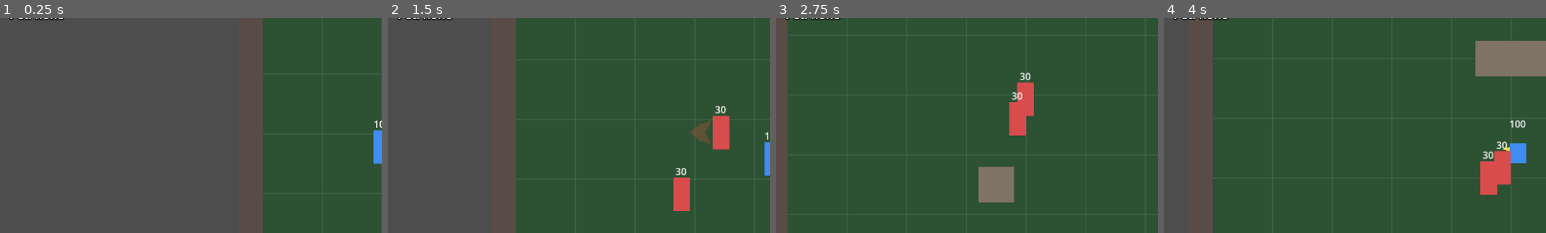
Above: before the commit, frames 1-4 (left to right).
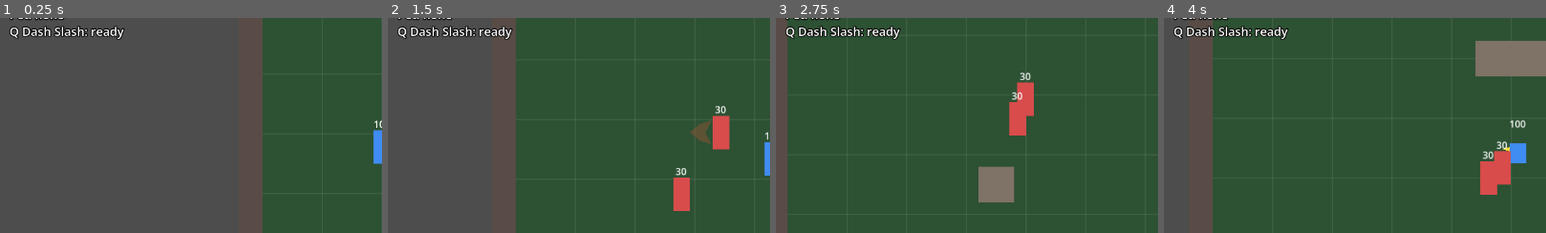
Above: after the commit, the same moments.

Repository: knc219-a11y/second-game
Game: Godot game, scene res://scenes/test_map.tscn
Two runs of this game, one before a commit and one after it. Both use one fixed random seed, a clock stepped at 60 frames per second and the inputs below.
Inputs:
- Up to frame 1 (0.25 s): no input
- Up to frame 2 (1.5 s): hold Right (move_right) 0.53-1.28 s; hold X (attack) 0.53-1.28 s; tap Space (roll) at 0.8, 1.35 s; hold Down (move_down) from 1.28 s (still down)
- Up to frame 3 (2.75 s): tap X (attack) at 1.55 s; release Down (move_down) at 2.03 s; hold Right (move_right) from 2.03 s (still down); hold X (attack) from 2.03 s (still down); tap Space (roll) at 2.3 s
- Up to frame 4 (4 s): release Right (move_right) at 2.78 s; release X (attack) at 2.78 s; hold Up (move_up) 2.78-3.53 s; tap Space (roll) at 2.85, 3.8 s; tap X (attack) at 3.05 s; hold Left (move_left) from 3.53 s (still down); hold X (attack) from 3.53 s (still down)
The pictures show only the part of the screen within x 0-50%, y 20-70%; the shares and areas given below are measured in that part.

The runs differ from the first frame. In frame 1, 1.0% of the frame differs, in the area x 2-33%, y 3-11%; in frame 2, 1.0%; in frame 3, 1.1%; in frame 4, 1.1%.

Commit message:
Skill: Q Dash Slash, a left/right dash that cuts enemies on its path
Q dashes ~130 px along the facing, passing through enemies and dealing
12 to each one it crosses (once per dash) with the normal push, hitstop,
hit sound and a small shake. Not invincible, 5 s cooldown shown on the HUD.

Co-Authored-By: Claude Opus 5.5 (1M context) <noreply@anthropic.com>
Claude-Session: https://claude.ai/code/session_015JUbJrbVvBJrgSBovrTwCe

Diff:
--- a/project.godot
+++ b/project.godot
@@ -57,3 +57,8 @@
 "events": [Object(InputEventKey,"resource_local_to_scene":false,"resource_name":"","device":-1,"window_id":0,"alt_press …(190 unchanged characters)…
 ]
 }
+skill_q={
+"deadzone": 0.5,
+"events": [Object(InputEventKey,"resource_local_to_scene":false,"resource_name":"","device":-1,"window_id":0,"alt_pressed":false,"shift_pressed":false,"ctrl_pressed":false,"meta_pressed":false,"pressed":false,"keycode":0,"physical_keycode":81,"key_label":0,"unicode":0,"location":0,"echo":false,"script":null)
+]
+}
--- a/scenes/player.tscn
+++ b/scenes/player.tscn
@@ -25,6 +25,11 @@
 position = Vector2(0, -28)
 color = Color(1, 0.8, 0.25, 0.75)
 polygon = PackedVector2Array(40, 0, 23, 11, 25, 31, 6, 25, -9, 39, -16, 20, -36, 17, -26, 0, -36, -17, -16, -20, -9, -39, 6, -25, 25, -31, 23, -11)
+
+[node name="DashTrail" type="Polygon2D" parent="."]
+visible = false
+color = Color(0.75, 0.95, 1, 0.6)
+polygon = PackedVector2Array(10, -50, -40, -44, -130, -30, -40, -14, 10, -8)
 
 [node name="Visual" type="Node2D" parent="."]
 
@@ -143,6 +148,16 @@
 theme_override_font_sizes/font_size = 20
 text = "Pet: none"
 
+[node name="SkillLabel" type="Label" parent="Hud"]
+offset_left = 16.0
+offset_top = 152.0
+offset_right = 416.0
+offset_bottom = 180.0
+theme_override_constants/outline_size = 6
+theme_override_colors/font_outline_color = Color(0, 0, 0, 1)
+theme_override_font_sizes/font_size = 20
+text = "Q Dash Slash: ready"
+
 [node name="HitSound" type="AudioStreamPlayer" parent="."]
 volume_db = -10.0
 
--- a/scripts/player.gd
+++ b/scripts/player.gd
@@ -129,6 +129,23 @@
 @export var shake_full_set: float = 7.0
 @export var shake_hurt: float = 4.0
 @export var shake_duration: float = 0.15
+# Q skill, Dash Slash: a quick left/right dash in the facing direction that
+# cuts every enemy it passes (once each per dash) for dash_damage and pushes
+# it the dash way. It passes through enemies like a roll but is NOT
+# invincible, and dash_cooldown is long, so it's a gap-closer / line cutter
+# that sits beside the X combo and the roll, not a replacement. Travel =
+# dash_speed * dash_duration (~130 px). Weapon bonus doesn't apply.
+# Reuses the hit sound, hitstop and a small shake when it lands.
+@export var dash_speed: float = 650.0
+@export var dash_duration: float = 0.2
+@export var dash_damage: int = 12
+@export var dash_cooldown: float = 5.0
+@export var dash_hitstop: float = 0.06
+@export var dash_hit_pitch: float = 0.9
+@export var shake_dash: float = 3.0
+# Cut box around the Player's body, slightly ahead in the dash direction.
+@export var dash_hit_size: Vector2 = Vector2(48, 58)
+@export var dash_trail_fade: float = 0.15
 # A roll passes through enemy bodies (physics layer "enemy_body"); walls still
 # block it. Both ways are turned off: the Player ignores enemies, and its body
 # leaves "world" so chasing enemies don't get shoved ahead of the roll. If the
@@ -173,6 +190,12 @@
 var pet_kind: int = 0
 var shake_strength: float = 0.0
 var shake_left: float = 0.0
+var dash_time_left: float = 0.0
+var dash_cooldown_left: float = 0.0
+var dash_dir: int = 1
+# Enemies already cut by the current dash.
+var dash_hit_targets: Array[Node] = []
+var dash_shape := RectangleShape2D.new()
 
 @onready var visual: Node2D = $Visual
 @onready var camera: Camera2D = $Camera2D
@@ -194,6 +217,9 @@
 @onready var ring_label: Label = $Hud/RingLabel
 @onready var set_label: Label = $Hud/SetLabel
 @onready var pet_label: Label = $Hud/PetLabel
+@onready var skill_label: Label = $Hud/SkillLabel
+# Placeholder streak behind the Player while dashing (fades after).
+@onready var dash_trail: Polygon2D = $DashTrail
 # Placeholder ring for the set shockwave, grows and fades over shockwave_duration.
 @onready var shockwave_ring: Line2D = $ShockwaveRing
 @onready var roll_sparks: Polygon2D = $RollSparks
@@ -211,6 +237,8 @@
 	hp = max_hp
 	hp_label.text = str(hp)
 	_build_shockwave_ring()
+	dash_shape.size = dash_hit_size
+	_update_skill_label()
 	hit_sound.stream = _synth_sound(0.07, 220.0, 90.0, 0.6)
 	hurt_sound.stream = _synth_sound(0.14, 330.0, 140.0, 0.15)
 	roll_sound.stream = _synth_sound(0.18, 600.0, 250.0, 0.85)
@@ -262,6 +290,10 @@
 	if roll_cooldown_left > 0.0:
 		roll_cooldown_left -= delta
 
+	if dash_cooldown_left > 0.0:
+		dash_cooldown_left -= delta
+		_update_skill_label()
+
 	if shake_left > 0.0:
 		_update_shake(delta)
 
@@ -269,7 +301,7 @@
 		shockwave_time_left -= delta
 		_update_shockwave_ring()
 
-	if passing_enemies and roll_time_left <= 0.0 and not _overlaps_enemy():
+	if passing_enemies and roll_time_left <= 0.0 and dash_time_left <= 0.0 and not _overlaps_enemy():
 		_set_passing_enemies(false)
 
 	var input := Vector2(
@@ -277,8 +309,18 @@
 		Input.get_axis("move_up", "move_down")
 	)
 
+	if dash_time_left > 0.0:
+		# Dashing: no roll, attack or steering until it ends.
+		_update_dash(delta)
+		return
+
 	if roll_time_left <= 0.0 and roll_cooldown_left <= 0.0 and Input.is_action_just_pressed("roll"):
 		_start_roll(input)
+
+	if roll_time_left <= 0.0 and dash_cooldown_left <= 0.0 and Input.is_action_just_pressed("skill_q"):
+		_start_dash()
+		_update_dash(delta)
+		return
 
 	if roll_time_left > 0.0:
 		# Rolling: direction is fixed, no attacking until it ends.
@@ -328,6 +370,7 @@
 	visual.scale.y = 0.6
 	visual.modulate.a = 0.45 if is_invincible else 1.0
 	roll_sparks.visible = has_ring
+	roll_sound.pitch_scale = 1.0
 	roll_sound.play()
 
 
@@ -352,6 +395,82 @@
 	visual.scale.y = 1.0
 	visual.modulate.a = 1.0
 	roll_sparks.visible = false
+
+
+func _start_dash() -> void:
+	# Like the roll, the dash cancels any attack in progress.
+	if attack_phase != AttackPhase.NONE:
+		_cancel_attack()
+	# Left/right only: always along the current facing.
+	dash_dir = facing
+	dash_time_left = dash_duration
+	dash_cooldown_left = dash_cooldown
+	hurt_knockback_left = 0.0
+	dash_hit_targets.clear()
+	_set_passing_enemies(true)
+	# Placeholder look: stretched forward, with a streak behind.
+	visual.scale = Vector2(facing * 1.3, 0.85)
+	dash_trail.scale.x = dash_dir
+	dash_trail.modulate.a = 1.0
+	dash_trail.visible = true
+	roll_sound.pitch_scale = 1.4
+	roll_sound.play()
+	_update_skill_label()
+
+
+func _update_dash(delta: float) -> void:
+	# Scaled on the last partial frame so the travel is exactly speed * duration.
+	var step := minf(delta, dash_time_left)
+	velocity = Vector2(dash_dir * dash_speed * (step / delta if delta > 0.0 else 0.0), 0.0)
+	move_and_slide()
+	_dash_hits()
+	dash_time_left -= step
+	if dash_time_left < 0.0001:
+		dash_time_left = 0.0
+	if dash_time_left <= 0.0:
+		_end_dash()
+
+
+func _end_dash() -> void:
+	if dash_time_left <= 0.0 and not dash_trail.visible:
+		return
+	dash_time_left = 0.0
+	visual.scale = Vector2(facing, 1.0)
+	var tween := dash_trail.create_tween()
+	tween.tween_property(dash_trail, "modulate:a", 0.0, dash_trail_fade)
+	tween.tween_callback(dash_trail.hide)
+
+
+# Every enemy hurtbox inside the cut box takes dash_damage once this dash.
+func _dash_hits() -> void:
+	var query := PhysicsShapeQueryParameters2D.new()
+	query.shape = dash_shape
+	query.transform = Transform2D(0.0, global_position + Vector2(dash_dir * 16.0, -29.0))
+	query.collision_mask = 2
+	query.collide_with_areas = true
+	query.collide_with_bodies = false
+	var landed := false
+	for hit in get_world_2d().direct_space_state.intersect_shape(query, 8):
+		var target: Node = hit.collider.get_parent()
+		if target in dash_hit_targets or not target.has_method("take_damage") or target.is_queued_for_deletion():
+			continue
+		dash_hit_targets.append(target)
+		print("Dash Slash hit %s" % target.name)
+		target.take_damage(dash_damage, dash_dir)
+		landed = true
+	# One hitstop per frame, like the combo.
+	if landed:
+		_start_hitstop(dash_hitstop)
+		hit_sound.pitch_scale = dash_hit_pitch
+		hit_sound.play()
+		_shake(shake_dash)
+
+
+func _update_skill_label() -> void:
+	if dash_cooldown_left > 0.0:
+		skill_label.text = "Q Dash Slash: %.1fs" % dash_cooldown_left
+	else:
+		skill_label.text = "Q Dash Slash: ready"
 
 
 func _set_passing_enemies(on: bool) -> void:
@@ -693,8 +812,8 @@
 		return
 	body.color = hurt_flash_color
 	hurt_flash_left = hurt_flash_duration
-	# Rolling already moves the Player, so the push only applies outside a roll.
-	if direction != 0 and hurt_knockback_duration > 0.0 and roll_time_left <= 0.0:
+	# Rolling or dashing already moves the Player, so the push only applies outside them.
+	if direction != 0 and hurt_knockback_duration > 0.0 and roll_time_left <= 0.0 and dash_time_left <= 0.0:
 		if pet_kind == 1 and attack_phase != AttackPhase.NONE:
 			# Pet passive: the attack holds its ground.
 			pet.flash()
@@ -716,6 +835,7 @@
 	velocity = Vector2.ZERO
 	_cancel_attack()
 	_end_roll()
+	_end_dash()
 	hurt_knockback_left = 0.0
 	shockwave_time_left = 0.0
 	shockwave_ring.visible = false
